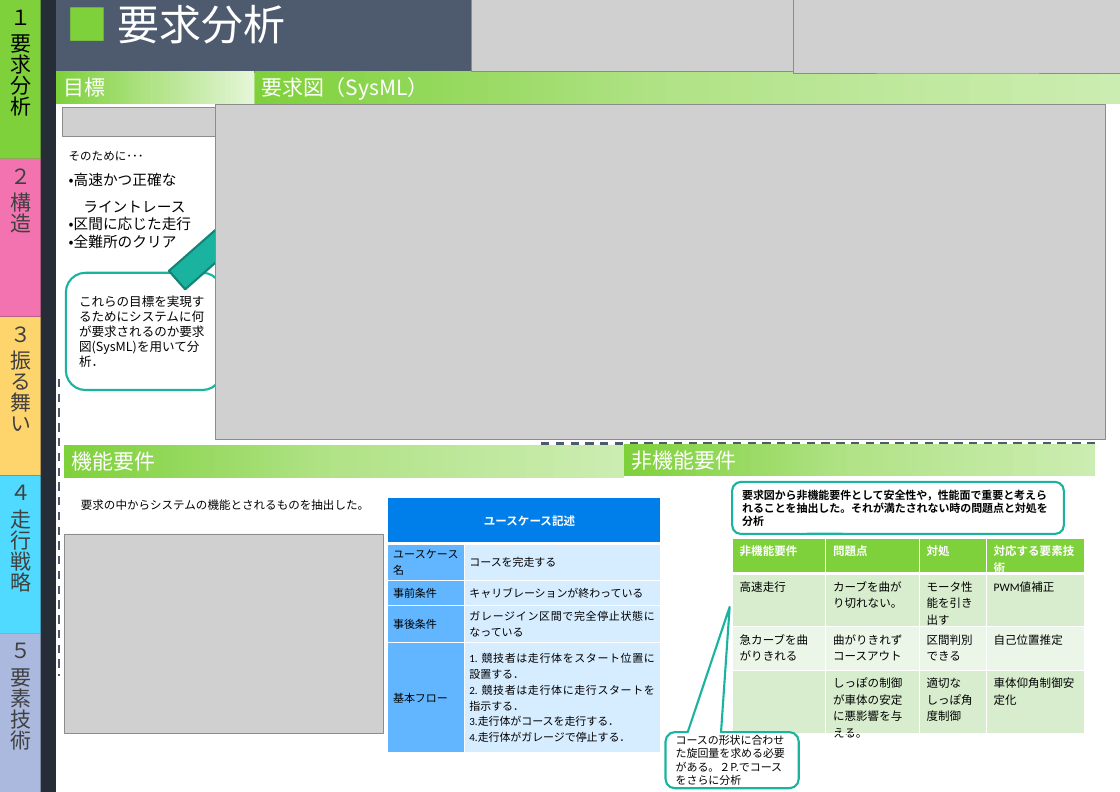
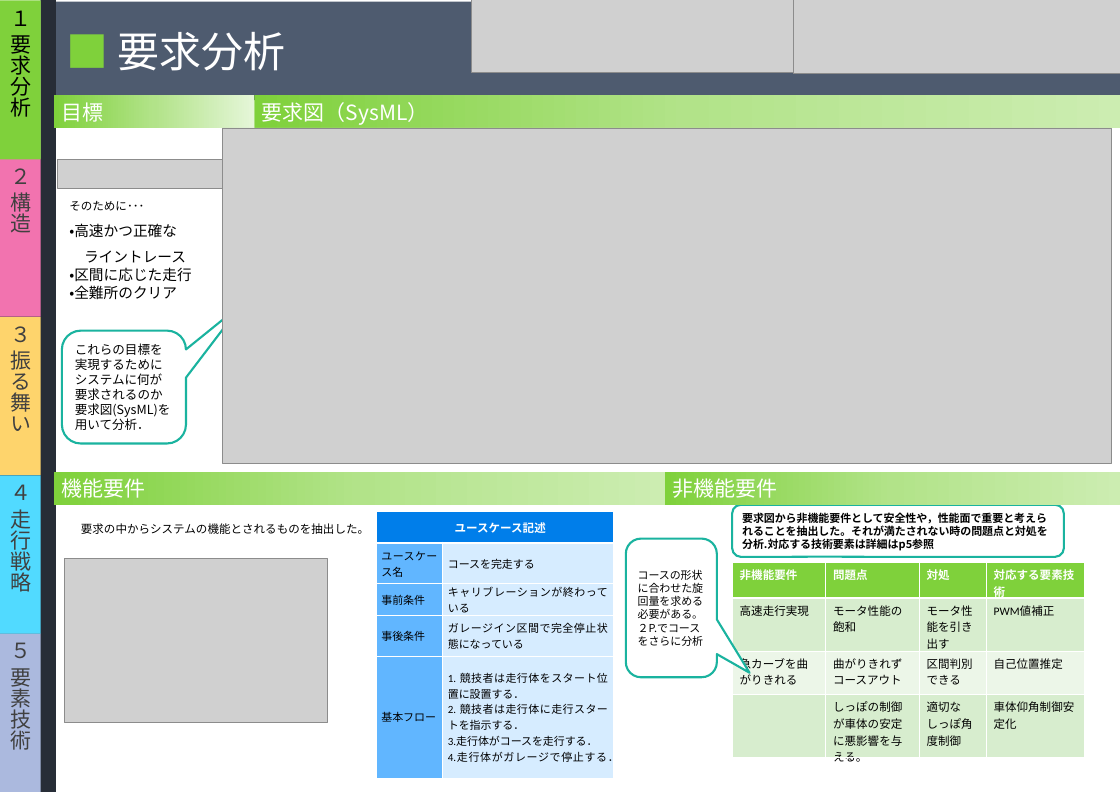
Before and after one commit to class-snct-rikitakelab/e-konbu2012, a slide deck: slide 2 of models/モデルシート HOMMA.pptx. Drawn at 1120x792 pixels with LibreOffice and Linux fonts; fonts in the diff are those of the drawing; grey boxes stand for pictures. Boxes give left, top, right and bottom in pixels: in the first picture for what was removed or moved away, otherwise in the second. Text is boxed around its words. In the diff, an @@ line names an element or a change of style, - is before the commit and + after.

```diff
--- a/models/モデルシート HOMMA.pptx
+++ b/models/モデルシート HOMMA.pptx
@@ rectangle added at (0,0,41,158), fill #B2E389, 20 pt, text #404040 @@
+１ 要求分析
@@ title "■ 要求分析" rewrapped from (56,0,1119,73) to (56,2,1119,100) @@
@@ picture: place and size @@
-picture at (216,104,1105,439)
+picture at (222,128,1112,463)
@@ picture: place and size @@
-picture at (63,107,255,136)
+picture at (58,160,250,188)
@@ text "そのために･･･ ・高速かつ正確な": place and size @@
-text "そのために･･･ ・高速かつ正確な" at (69,151,191,248)
+text "そのために･･･ ・高速かつ正確な" at (69,201,191,300)
@@ right arrow removed at (161,194,270,298) @@
@@ rounded speech box "これらの目標を実現するためにシステムに何が要求されるのか要求図(SysML)を用いて分析．": place and size @@
-rounded speech box "これらの目標を実現するためにシステムに何が要求されるのか要求図(SysML)を用いて分析．" at (66,273,222,390)
+rounded speech box "これらの目標を実現するためにシステムに何が要求されるのか要求図(SysML)を用いて分析．" at (62,330,186,443)
@@ rounded speech box "これらの目標を実現するためにシステムに何が要求されるのか要求図(SysML)を用いて分析．" at (62,330,186,443): proportions changed @@
@@ line removed from (59, 378) to (59, 676) @@
@@ line removed from (1095, 443) to (535, 443) @@
@@ rectangle "機能要件": place and size @@
-rectangle "機能要件" at (64,445,624,478)
+rectangle "機能要件" at (54,472,665,505)
@@ rectangle "非機能要件": place and size @@
-rectangle "非機能要件" at (624,443,1095,476)
+rectangle "非機能要件" at (665,471,1120,504)
@@ rounded speech box "要求図から非機能要件として安全性や，性能面で重要と考えられることを抽出した。それが満たされない時の問題点と対処を分析.対 ...": place and size @@
-rounded speech box "要求図から非機能要件として安全性や，性能面で重要と考えられることを抽出した。それが満たされない時の問題点と対処を分析.対 ..." at (732,482,1063,534)
+rounded speech box "要求図から非機能要件として安全性や，性能面で重要と考えられることを抽出した。それが満たされない時の問題点と対処を分析.対 ..." at (732,504,1063,556)
@@ table: place and size @@
-table at (387,497,660,751)
+table at (376,512,614,775)
@@ rounded speech box "コースの形状に合わせた旋回量を求める必要がある。２P.でコースをさらに分析" at (626,538,717,677): proportions changed @@
@@ rounded speech box "コースの形状に合わせた旋回量を求める必要がある。２P.でコースをさらに分析": place and size @@
-rounded speech box "コースの形状に合わせた旋回量を求める必要がある。２P.でコースをさらに分析" at (666,732,799,788)
+rounded speech box "コースの形状に合わせた旋回量を求める必要がある。２P.でコースをさらに分析" at (626,538,717,677)
@@ text in rounded speech box at (742,512,1048,551): text changed @@
-要求図から非機能要件として安全性や，性能面で重要と考えられることを抽出した。それが満たされない時の問題点と対処を分析
+要求図から非機能要件として安全性や，性能面で重要と考えられることを抽出した。それが満たされない時の問題点と対処を分析.対応する技術要素は詳細はp5参照
@@ picture: place and size @@
-picture at (64,534,384,733)
+picture at (64,558,327,722)
@@ 2 rectangles, 1 text, 1 table: place and size @@
-2 rectangles, 1 text, 1 table at (56,71,1120,745)
+2 rectangles, 1 text, 1 table at (54,96,1120,769)
@@ table at (732,562,1084,769) @@
-row 2, column 1: 高速走行
+row 2, column 1: 高速走行実現
-row 2, column 2: カーブを曲がり切れない。
+row 2, column 2: モータ性能の飽和
```
Also in this commit, not shown: 1 other slide changed, 1 other file.
